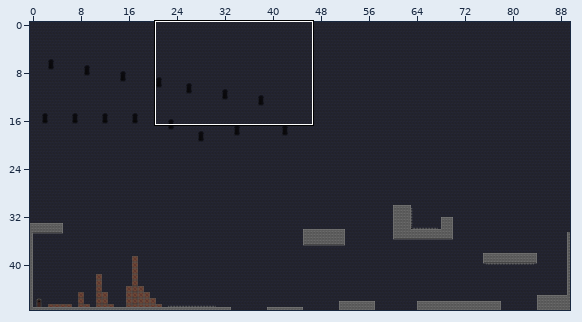
Tiled map: Output/Assets/Maps/MapaLvl2.tmx. Above, an overview of the earlier version with the close-up marked.
Close-up. Before the edit:
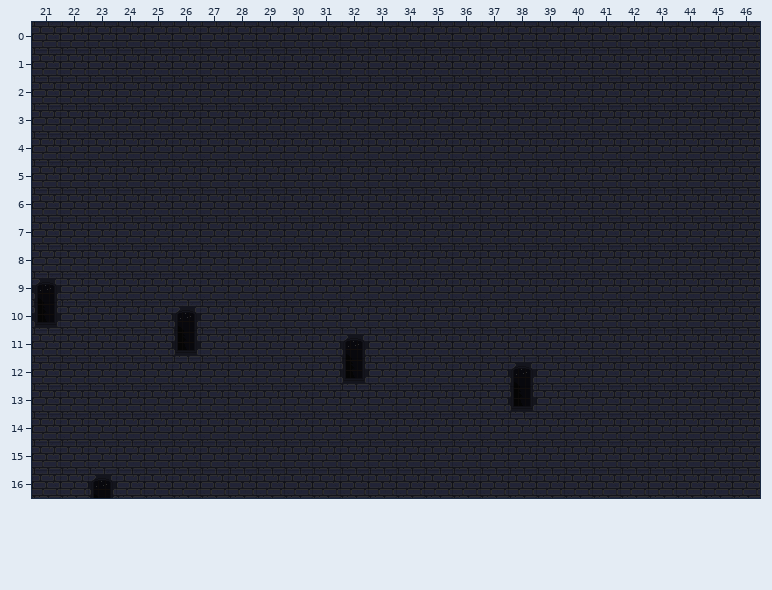
Cells are 32x32 px. Shown: x 21..46, y 0..16. The commit also changed other parts of the map, which this record leaves out.
And afterwards:
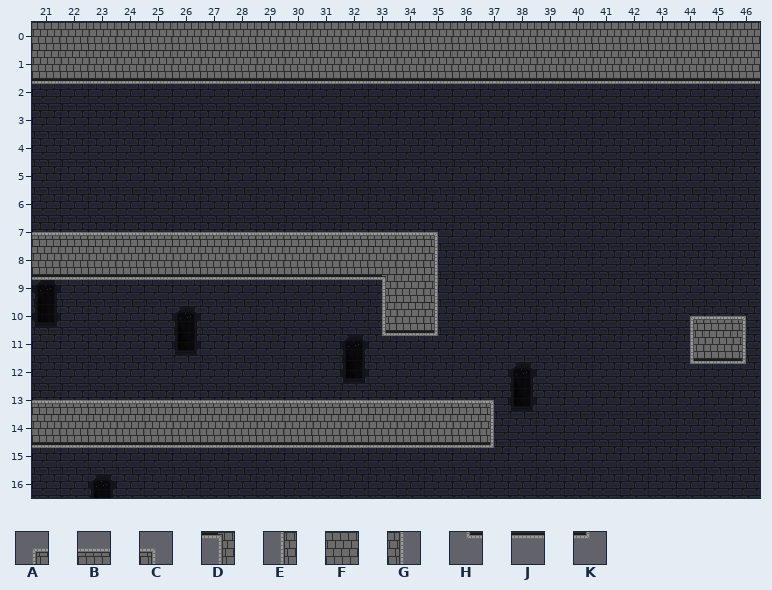
Key: from "Castle assets": A 61, B 62, C 63, D 65, E 71, F 72, G 73, H 81, J 82, K 83.
_ is an empty cell, . an unchanged one.
Author's note on the commit: Update MapaLvl2.tmx Mapa 2 suelos hechos
From old to new:
--- layer "Suelo"
@@ x 21..46 @@
- 0 __________________________
- 1 __________________________
- 2 __________________________
+ 0 FFFFFFFFFFFFFFFFFFFFFFFFFF
+ 1 FFFFFFFFFFFFFFFFFFFFFFFFFF
+ 2 JJJJJJJJJJJJJJJJJJJJJJJJJJ
@@ x 21..46 @@
- 7 _______________...........
- 8 _______________...........
- 9 _______________...........
-10 ............___........___
-11 ............___........___
-12 .......................___
-13 _________________.........
-14 _________________.........
-15 _________________.........
+ 7 BBBBBBBBBBBBBBC...........
+ 8 FFFFFFFFFFFFFFG...........
+ 9 JJJJJJJJJJJJDFG...........
+10 ............EFG........ABC
+11 ............HJK........EFG
+12 .......................HJK
+13 BBBBBBBBBBBBBBBBC.........
+14 FFFFFFFFFFFFFFFFG.........
+15 JJJJJJJJJJJJJJJJK.........
